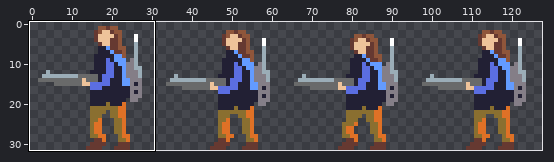
Two states of a sprite sheet, assets/characters/character_idle.png. Above, an overview of the earlier version with the close-up marked.
Close-up. Before the edit:
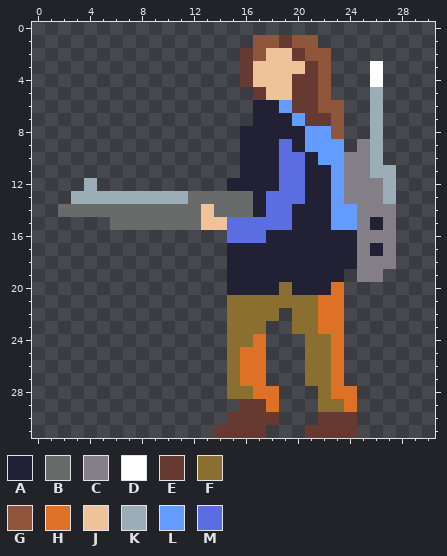
The file is 128x32 pixels. Shown: x 0..30, y 0..31. The commit also changed other parts of the picture, which this record leaves out.
Palette (. is transparent): A #222034  B #696a6a  C #847e87  D #ffffff  E #663931  F #8a6f30  G #8f563b  H #df7126  J #eec39a  K #9badb7  L #639bff  M #5b6ee1
Pixels before, first column x 2:
 1 ...............GGEGG......
 2 ..............EGJJEGG.....
 3 ..............EJJJJEG...D.
 4 ..............EJJJEEG...D.
 5 ...............EJJEEG...K.
 6 ...............AALEEGG..K.
 7 ...............AAALEEG..K.
 8 ..............AAAAALLG..K.
 9 ..............AAAMALLL.CK.
10 ..............AAAMMALLCCK.
11 ..............AAAMMAALCCKK
12 ..K..........AAAAMMAALCCCK
13 .KKKKKKKKKBBBBBAMMMAALCCCK
14 BBBBBBBBBBBJBBBAMMAAALLCCC
15 ....BBBBBBBJJMMMMMAAALLCAC
16 .............MMMAAAAAAACCC
17 .............AAAAAAAAAACAC
18 .............AAAAAAAAAACCC
19 .............AAAAAAAAA.CC.
20 .............AAAAFAAAH....
21 .............FFFFFFFHH....
22 .............FFFF.FFHH....
23 .............FFF..FFHH....
24 .............FFH...FFH....
25 .............FHH...FFH....
26 .............FHH...FFH....
27 .............FHH...FFH....
28 .............FFHH...FHH...
29 ..............EEH...FFH...
30 .............EEEE...EEE...
31 ............EEEE...EEEE...
The same view after the edit:
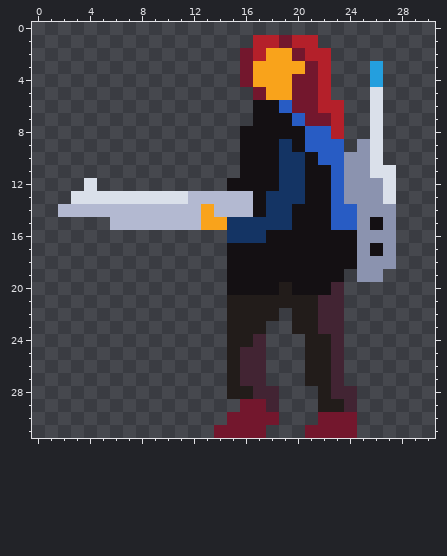
Diff:
colour A: #222034 -> #141013
colour B: #696a6a -> #b3b9d1
colour C: #847e87 -> #8b93af
colour D: #ffffff -> #249fde
colour E: #663931 -> #73172d
colour F: #8a6f30 -> #221c1a
colour G: #8f563b -> #b4202a
colour H: #df7126 -> #422433
colour J: #eec39a -> #f9a31b
colour K: #9badb7 -> #dae0ea
colour L: #639bff -> #285cc4
colour M: #5b6ee1 -> #143464
